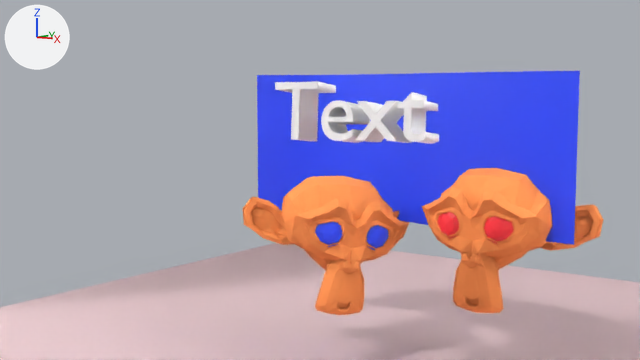
Two versions of the Blender file scene/scene.blend, one commit apart.
Both versions are drawn from the file's camera 'Camera'. The axes (+X, +Y, +Z) are drawn at upper left. The lights are the same throughout.

The scene before the commit, as lines of its bpy script (objects in view):
```python
ob_beziercurve = bpy.data.objects.new('BezierCurve', cu_beziercurve)
ob_beziercurve.location = (-1.56, 0.13, 1.97)
ob_beziercurve.scale = (2.74, 2.74, 2.74)
ob_suzanne = bpy.data.objects.new('Suzanne', me_suzanne)
ob_suzanne.location = (-2.21, -0.55, 0.62)
ob_suzanne.rotation_euler = (0.0349, 0.121, 0.924)  # degrees (2, 6.9, 53)
ob_suzanne_001 = bpy.data.objects.new('Suzanne.001', me_suzanne_001)
ob_suzanne_001.location = (0.03, 0.18, 0.81)
# also in view: 'Plane' at (-1.02, -0.62, -1.2); 'Text' at (-0.53, -2.58, 2.61)
```
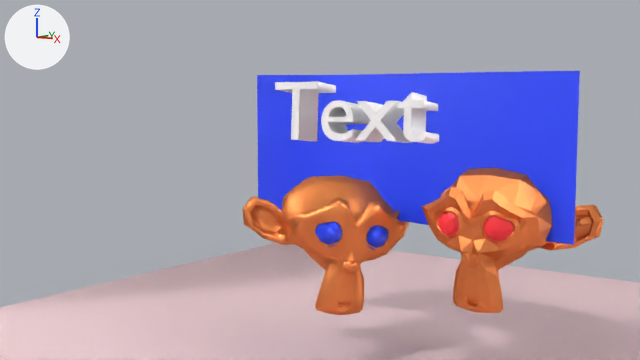
Location of each change, [x1, y1, x2, y2] in pixels of the pictures (640 x 360 px):
'Suzanne.001', recoloured
    both: [422, 168, 603, 313]
'Suzanne', recoloured, shading changed
    both: [243, 176, 409, 315]

What changed in the scene script:
```text
Change mat_head:
    where n0 = _N.new('ShaderNodeOutputMaterial'); n0.name = 'Material Output'
    remove n1 = _N.new('ShaderNodeBsdfDiffuse'); n1.name = 'Diffuse BSDF'
    remove n1.inputs[0].default_value = (0.8, 0.25, 0.0755, 1.0)  # 'Color', orange #e7894e
    remove _L.new(n1.outputs[0], n0.inputs[0])  # 'BSDF' to 'Surface'
    add n2 = _N.new('ShaderNodeBsdfAnisotropic'); n2.name = 'Glossy BSDF'
    add n2.distribution = 'GGX'
    add n2.inputs[0].default_value = (0.8, 0.25, 0.0755, 1.0)  # 'Color', orange #e7894e
    add _L.new(n2.outputs[0], n0.inputs[0])  # 'BSDF' to 'Surface'
Change me_suzanne:
    where me_suzanne.from_pydata(...)  # 507 vertices, 500 faces; spans x -1.37..1.37, y -0.85..0.85, z -0.98..0.98
    used by ob_suzanne; location = (-2.21, -0.55, 0.62); rotation_euler = (0.0349, 0.121, 0.924), in degrees (2, 6.9, 53)
    me_suzanne part 1: all faces are now shaded smooth (500 of 500 changed)
```
